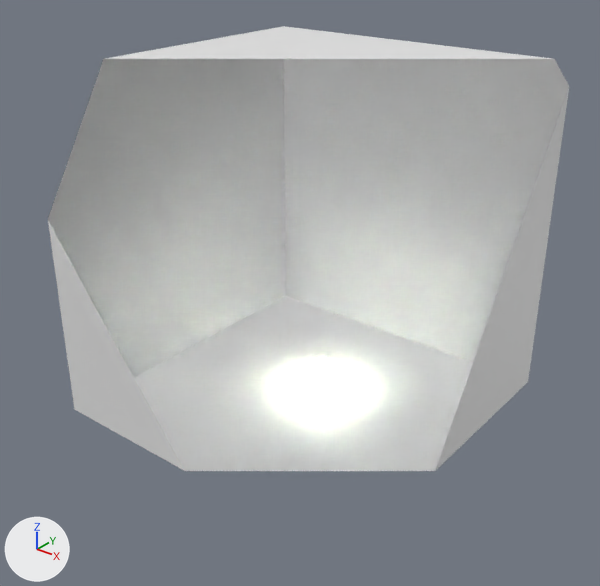
Renders of the Blender file manipular_historia/obj_3d_usados/Sol_da_cena.blend from each side of a commit.
Camera for both pictures: a 50 mm lens placed at (36.7, -46.9, 37.9), pointed at (0.5, -1.6, 9.8). Arrows for +X, +Y and +Z are at lower left; the lights stay in place. Everything nearer to the camera than a plane just in front of the edit is cut away.
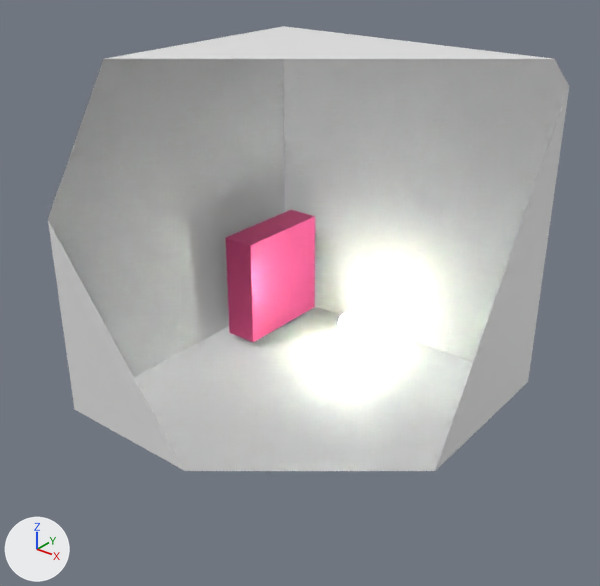
Pixel boxes (x1, y1, x2, y2) of what changed, in the pictures (600 x 586 px):
'Cube.001', added (pink)
    after: (226, 210, 315, 342)
'Sphere', moved
    before: (310, 358, 334, 381)
    after: (339, 312, 361, 334)

The edits, one by one:
Material 'teste' (mat_teste) is new.
Its base color is (0.8, 0.107, 0.291) (pink #e75c93).
Its metallic is 1.0.
Mesh me_cube is new.
It is a box spanning x -1.0..1.0, y -1.0..1.0, z -1.0..1.0.
It uses material mat_teste (pink #e75c93).
Object 'Sphere' (ob_sphere) moves from (-0.03, 2.01, 1.0) to (-1.11, 7.53, 2.79).
Object 'Cube.001' (ob_cube_001) is new; it shows me_cube.
Its location is (-10.4, 7.82, 4.87).
Its scale is (1.5, 4.65, 4.86).
